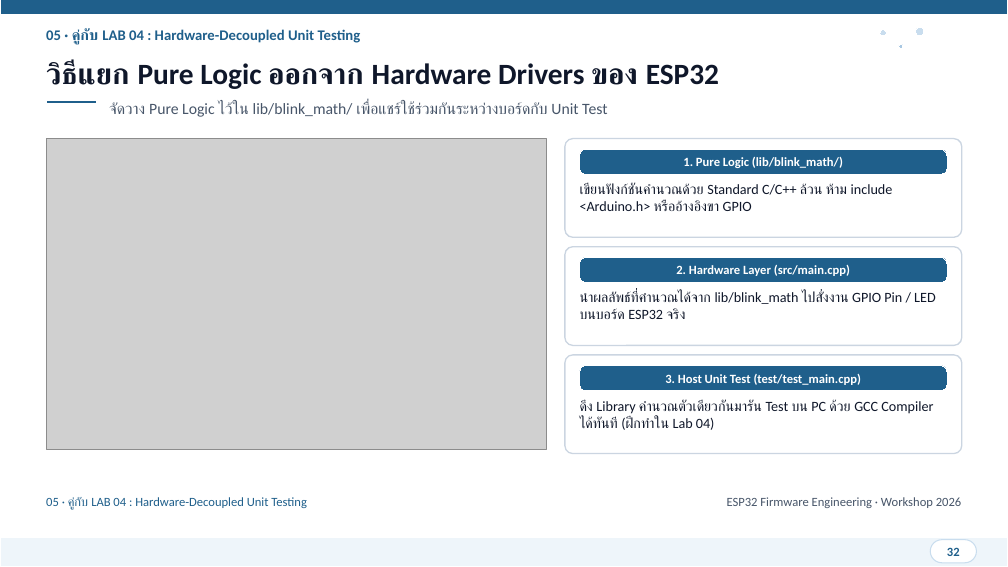
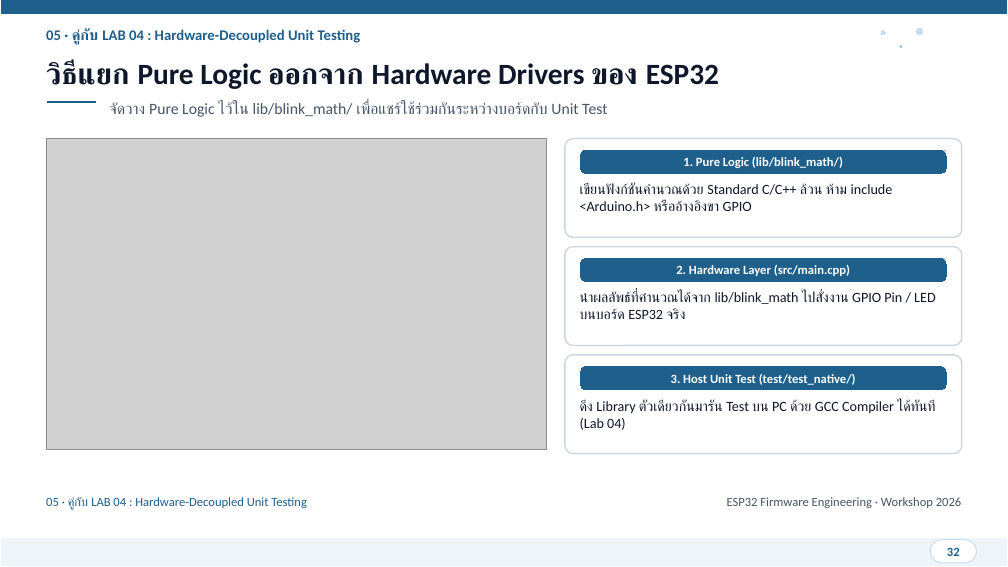
Before and after one commit to FreshmanMentor/git-practice, a slide deck: slide 32 of presentation/ESP32_Git_CICD_Workshop.pptx. Drawn at 1008x567 pixels with LibreOffice and Linux fonts; fonts in the diff are those of the drawing; grey boxes stand for pictures. Boxes give left, top, right and bottom in pixels: in the first picture for what was removed or moved away, otherwise in the second. Text is boxed around its words. In the diff, an @@ line names an element or a change of style, - is before the commit and + after.

```diff
--- a/presentation/ESP32_Git_CICD_Workshop.pptx
+++ b/presentation/ESP32_Git_CICD_Workshop.pptx
@@ text at <box>671,374,856,385</box>: text changed @@
-3. Host Unit Test (test/test_main.cpp)
+3. Host Unit Test (test/test_native/)
@@ text at <box>580,399,935,430</box>: text changed @@
-ดึง Library คำนวณตัวเดียวกันมารัน Test บน PC ด้วย GCC Compiler ได้ทันที (ฝึกทำใน Lab 04)
+ดึง Library ตัวเดียวกันมารัน Test บน PC ด้วย GCC Compiler ได้ทันที (Lab 04)
```
Also in this commit, not shown: 27 other slides changed, 49 other files.
